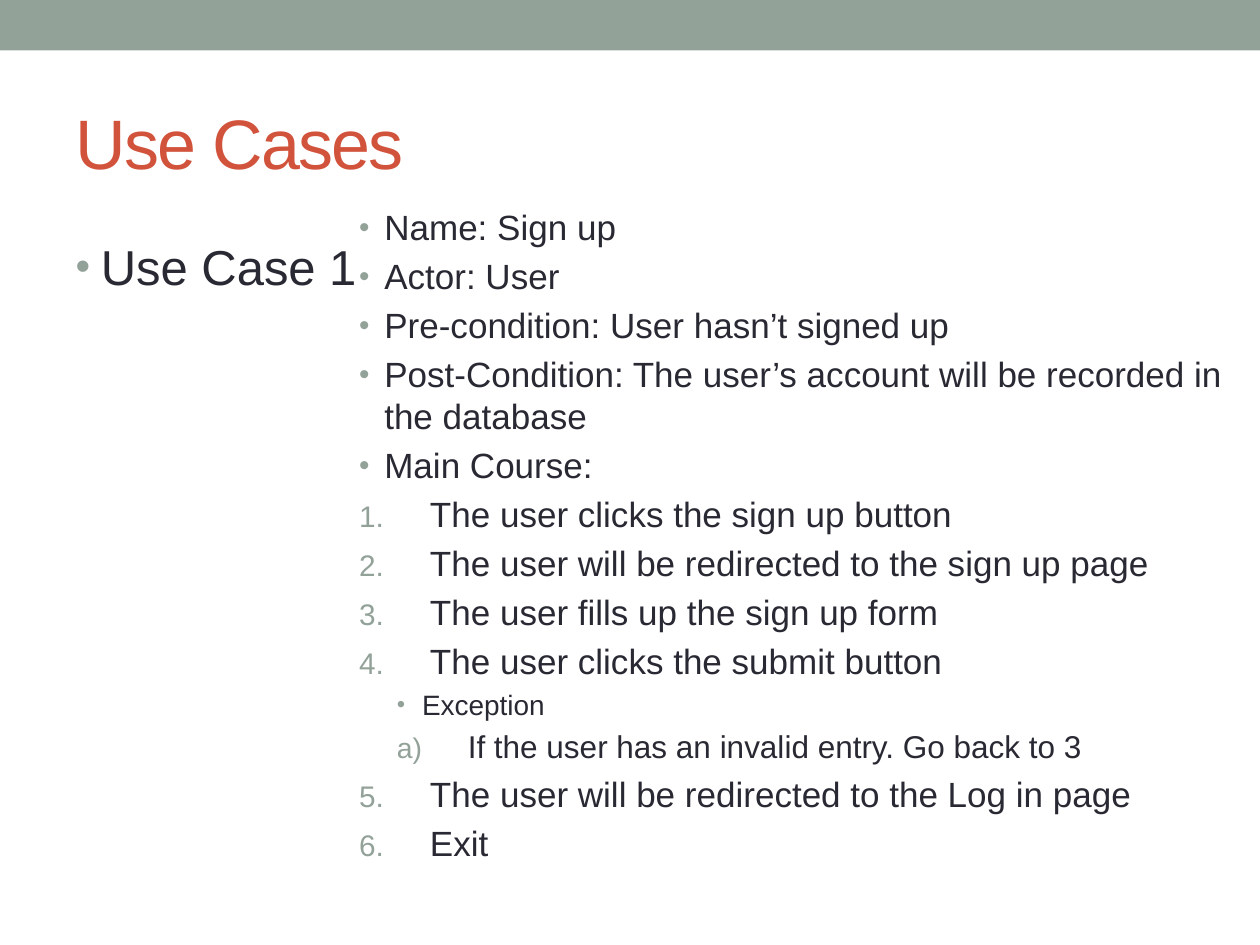
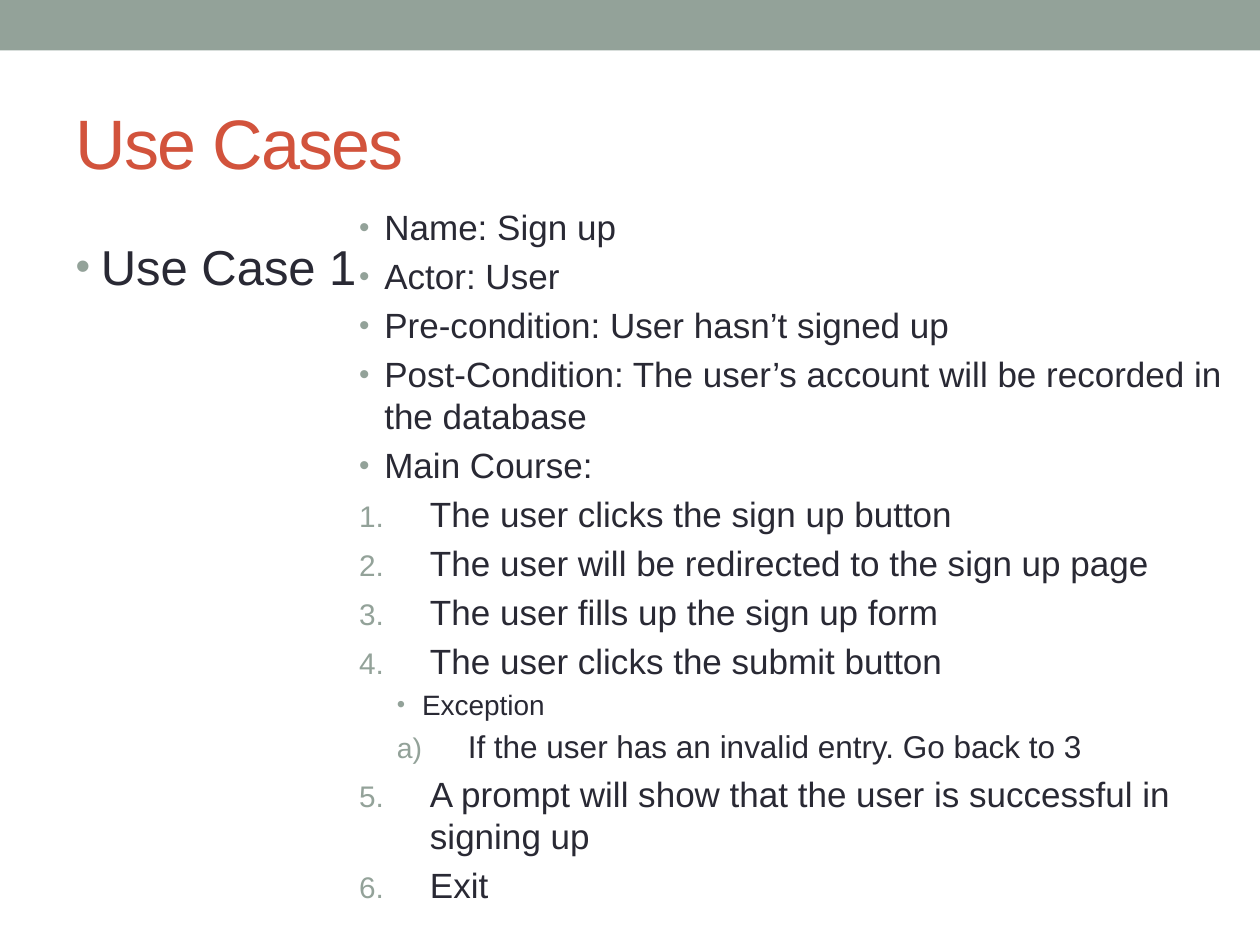
Before and after one commit to aldrinmc/Game-Garage, a slide deck: slide 31 of docs/GAME-GARAGE (1).pptx. Drawn at 1260x945 pixels with LibreOffice and Linux fonts; fonts in the diff are those of the drawing. Boxes give left, top, right and bottom in pixels: in the first picture for what was removed or moved away, otherwise in the second. Text is boxed around its words. In the diff, an @@ line names an element or a change of style, - is before the commit and + after.

```diff
--- a/docs/GAME-GARAGE (1).pptx
+++ b/docs/GAME-GARAGE (1).pptx
@@ text at (430,781,1169,856): text changed @@
-5. The user will be redirected to the Log in page
+5. A prompt will show that the user is successful in signing up
```
Also in this commit, not shown: 2 other slides changed, 2 slides added, 1 other file.
